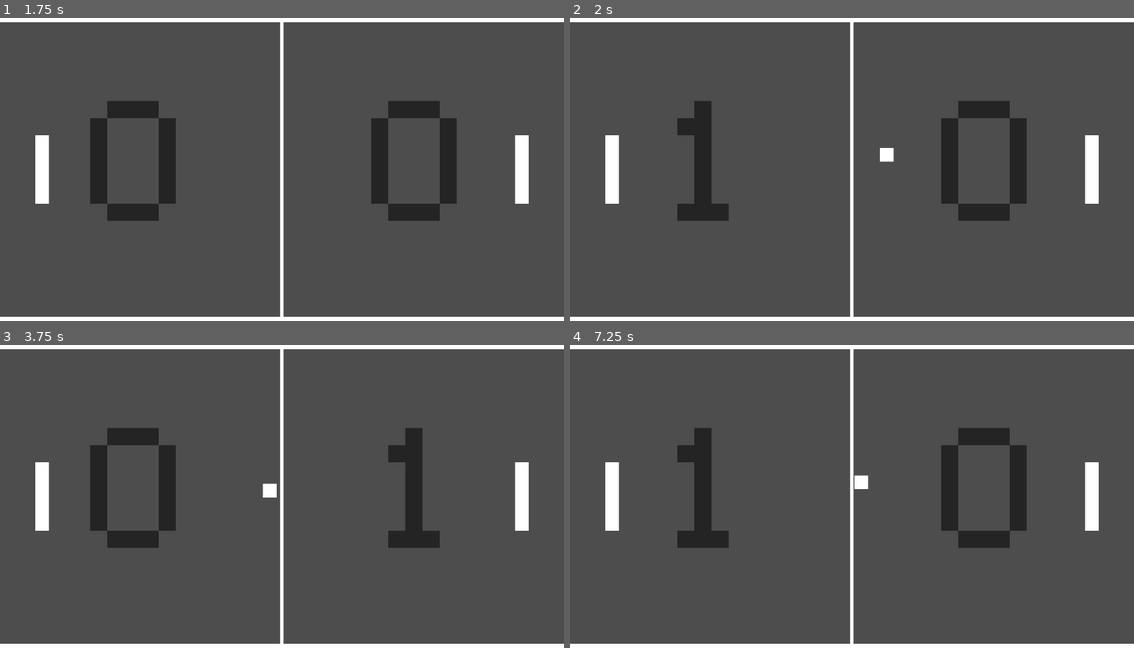
Above: before the commit, frames 1-4 (two rows, left to right).
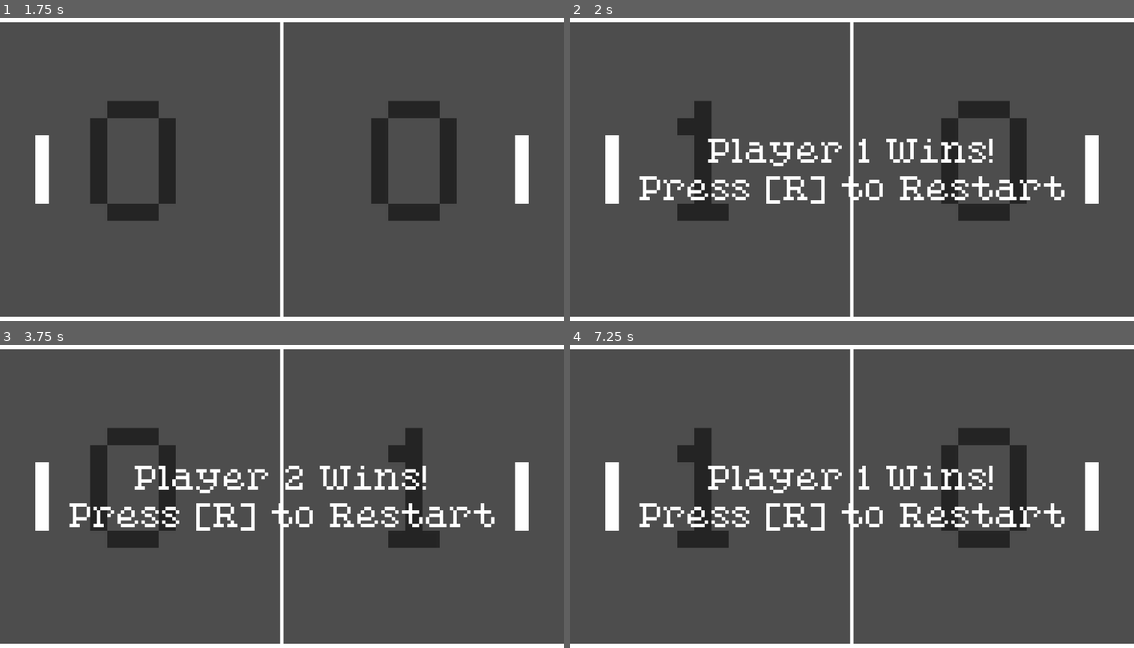
Above: after the commit, the same moments.

Repository: ChrisCee2/20gc1pong
Game: Godot game, scene res://root.tscn
Two runs of this game, one before a commit and one after it. Both use one fixed random seed, a clock stepped at 60 frames per second and the inputs below.
Inputs:
- Up to frame 1 (1.75 s): no input
- Up to frame 2 (2 s): no input
- Up to frame 3 (3.75 s): tap R (reset) at 2 s
- Up to frame 4 (7.25 s): tap R (reset) at 4.15 s

Frame 1 is identical in both runs. In frame 2, 3.4% of the frame differs, in the area x 12-88%, y 39-62%; in frame 3, 3.5%; in frame 4, 3.4%.

Commit message:
GC201-17: End game when win condition is met

Diff:
--- a/GameObjects/ball.gd
+++ b/GameObjects/ball.gd
@@ -6,10 +6,18 @@
 
 @onready var sprite: Sprite2D = $Sprite2D
 
-var isActive: bool = false
+var is_active: bool = false
 var current_speed: float = start_speed
 var velocity: Vector2 = Vector2.ZERO
 var paddlesBeingCollidedWith: Array[Paddle] = []
+
+func start():
+	is_active = true
+	show()
+
+func end():
+	is_active = false
+	hide()
 
 func restart(shouldStartLeft: bool) -> void:
 	paddlesBeingCollidedWith = []
@@ -21,7 +29,7 @@
 	var x = cos(angle) * (-1 if shouldStartLeft else 1)
 	var y = sin(angle) * (-1 if randf() < 0.5 else 1)
 	velocity = start_speed * Vector2(x, y).normalized()
-	isActive = true
+	start()
 	current_speed = start_speed
 
 func _ready() -> void:
@@ -31,7 +39,7 @@
 	physics_update(getDistanceFromLowerBound(), getDistanceFromUpperBound())
 
 func physics_update(distance_from_lower_bound: float, distance_from_upper_bound: float) -> void:
-	if not isActive:
+	if not is_active:
 		return
 
 	# Paddle bounce logic
--- a/game.gd
+++ b/game.gd
@@ -4,10 +4,14 @@
 @export var arena: Arena
 @export var paddles: Node
 @export var scores: Node
+@export var win_control: Control
+@export var score_to_win: int = 1
 
 var is_started = false
-var initial_score: Dictionary = {"Player1": 0, "Player2": 0}
+var initial_score: Dictionary = {"Player 1": 0, "Player 2": 0}
 var score: Dictionary = initial_score.duplicate()
+var win_text = "%s Wins!
+Press [%s] to Restart"
 
 func _ready() -> void:
 	reset()
@@ -16,13 +20,17 @@
 	if Input.is_action_just_released("reset"):
 		reset()
 
+	var potential_winner: String = get_winner()
+	if potential_winner != "":
+		end(potential_winner)
+
 	var bound: int = arena.isOutOfBoundsX(ball.global_position, ball.getSize())
 	if bound == 0:
 		return
 	if bound == 1:
-		score["Player1"] += 1
+		score["Player 1"] += 1
 	elif bound == -1:
-		score["Player2"] += 1
+		score["Player 2"] += 1
 	update_scores()
 	var shouldStartLeft: bool = true if bound == -1 else false
 	restart_round(shouldStartLeft)
@@ -38,7 +46,24 @@
 			if label is Label:
 				label.text = str(score[control_name])
 
+func get_winner() -> String:
+	for player in score:
+		if score[player] >= score_to_win:
+			return player
+	return ""
+
+func end(winner: String):
+	win_control.show()
+	var label = win_control.get_child(0)
+	var reset_key: String = "R"
+	if label is Label:
+		label.text = win_text % [winner, reset_key]
+	ball.end()
+	is_started = false
+
 func reset():
+	win_control.hide()
+	ball.start()
 	restart_round(randf() < 0.5)
 	is_started = true
 	score = initial_score.duplicate()
--- a/root.tscn
+++ b/root.tscn
@@ -41,22 +41,23 @@
 upKey = "paddle_up_2"
 downKey = "paddle_down_2"
 
-[node name="Game" parent="." node_paths=PackedStringArray("ball", "arena", "paddles", "scores") instance=ExtResource("6_l8v81")]
+[node name="Game" parent="." node_paths=PackedStringArray("ball", "arena", "paddles", "scores", "win_control") instance=ExtResource("6_l8v81")]
 ball = NodePath("../Ball")
 arena = NodePath("../Arena")
 paddles = NodePath("../Paddles")
 scores = NodePath("../Scores")
+win_control = NodePath("../WinText")
 
 [node name="Scores" type="Node" parent="."]
 
-[node name="Player1" type="Control" parent="Scores"]
+[node name="Player 1" type="Control" parent="Scores"]
 layout_mode = 3
 anchors_preset = 0
 offset_left = -82.3
 offset_top = -46.3
 offset_bottom = 46.3
 
-[node name="Label" type="Label" parent="Scores/Player1"]
+[node name="Label" type="Label" parent="Scores/Player 1"]
 z_index = -1000
 texture_filter = 1
 layout_mode = 1
@@ -78,14 +79,14 @@
 horizontal_alignment = 1
 vertical_alignment = 1
 
-[node name="Player2" type="Control" parent="Scores"]
+[node name="Player 2" type="Control" parent="Scores"]
 layout_mode = 3
 anchors_preset = 0
 offset_top = -46.3
 offset_right = 82.3
 offset_bottom = 46.3
 
-[node name="Label" type="Label" parent="Scores/Player2"]
+[node name="Label" type="Label" parent="Scores/Player 2"]
 z_index = -1000
 texture_filter = 1
 layout_mode = 1
@@ -106,3 +107,31 @@
 text = "10"
 horizontal_alignment = 1
 vertical_alignment = 1
+
+[node name="WinText" type="Control" parent="."]
+layout_mode = 3
+anchors_preset = 0
+offset_left = -82.3
+offset_top = -46.3
+offset_right = 82.3
+offset_bottom = 46.3
+
+[node name="Label" type="Label" parent="WinText"]
+texture_filter = 5
+layout_mode = 1
+anchors_preset = 8
+anchor_left = 0.5
+anchor_top = 0.5
+anchor_right = 0.5
+anchor_bottom = 0.5
+offset_left = -62.5
+offset_top = -11.5
+offset_right = 62.5
+offset_bottom = 11.5
+grow_horizontal = 2
+grow_vertical = 2
+theme_override_colors/font_color = Color(1, 1, 1, 1)
+theme_override_fonts/font = ExtResource("7_vyht1")
+theme_override_font_sizes/font_size = 9
+horizontal_alignment = 1
+vertical_alignment = 1
